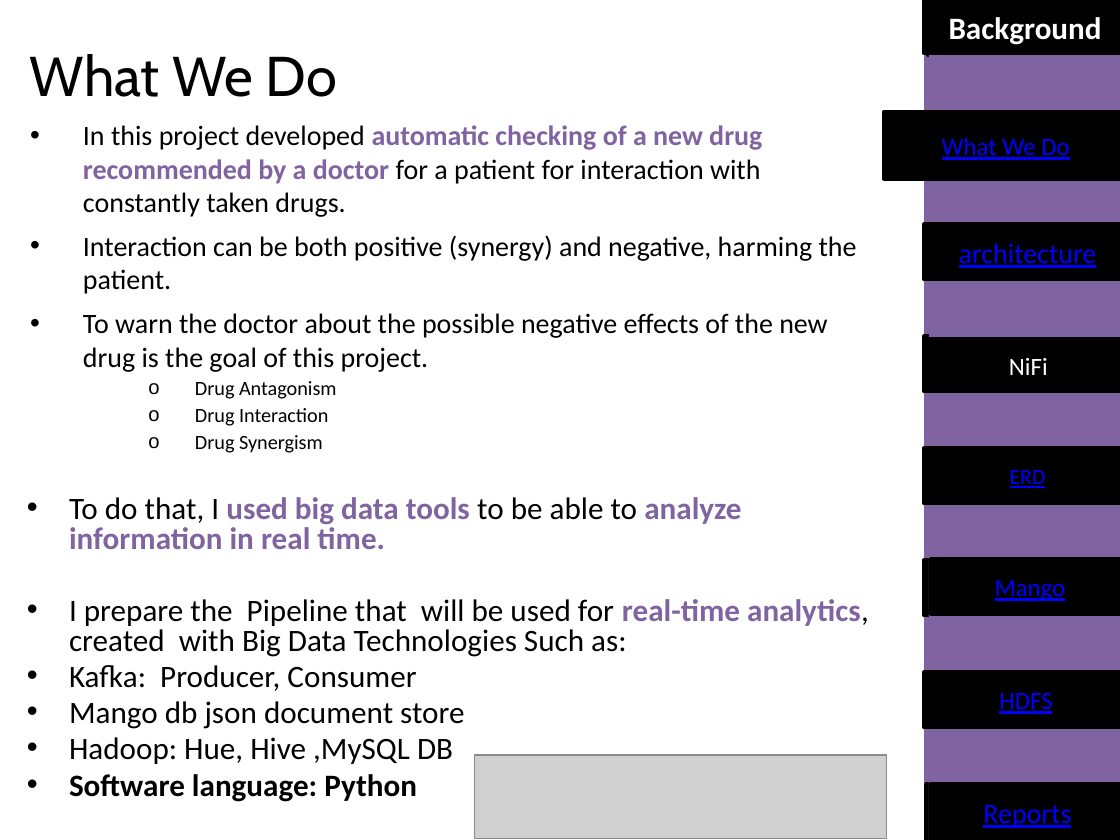
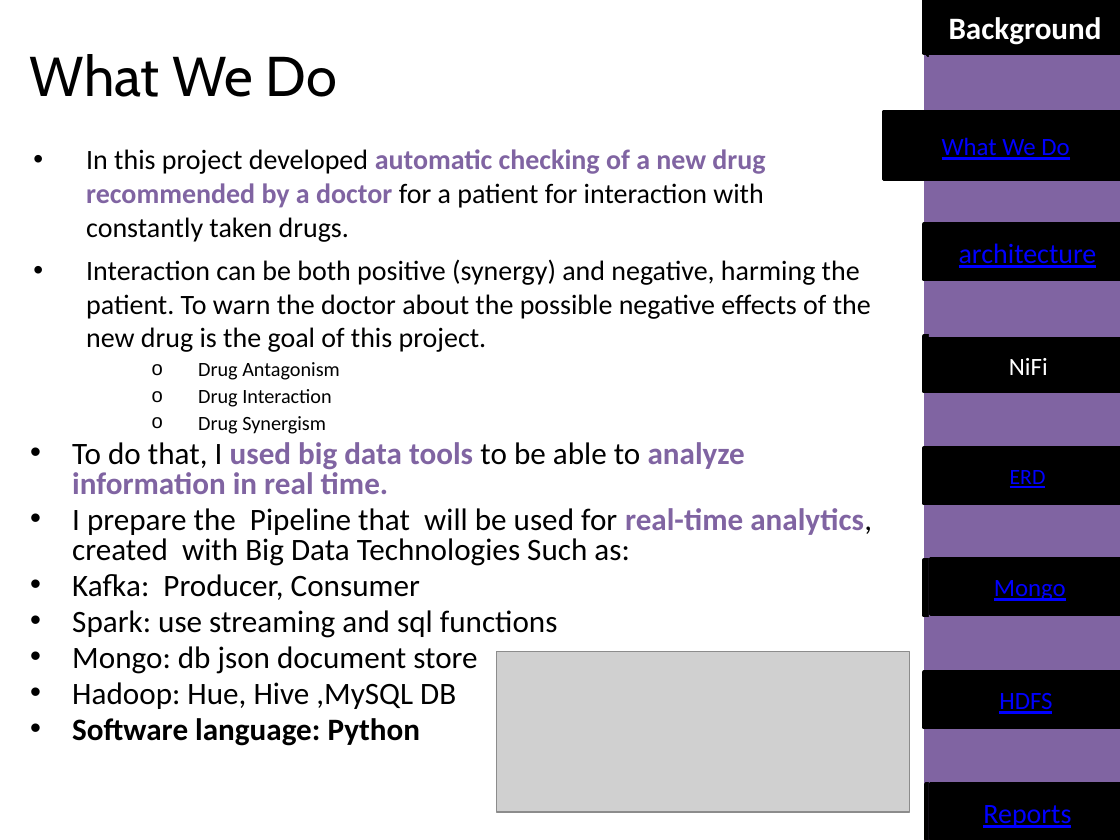
Before and after one commit to katkovOlga/nayaProject, a slide deck: slide 4 of FinalProjectLast.pptx. Drawn at 1120x840 pixels with LibreOffice and Linux fonts; fonts in the diff are those of the drawing; grey boxes stand for pictures. Boxes give left, top, right and bottom in pixels: in the first picture for what was removed or moved away, otherwise in the second. Text is boxed around its words. In the diff, an @@ line names an element or a change of style, - is before the commit and + after.

```diff
--- a/FinalProjectLast.pptx
+++ b/FinalProjectLast.pptx
@@ text "In this project developed automatic ...": place and size @@
-text "In this project developed automatic ..." at bbox=[69, 125, 869, 729]
+text "In this project developed automatic ..." at bbox=[72, 149, 872, 746]
@@ text at bbox=[86, 259, 871, 352]: text changed @@
-• Interaction can be both positive (synergy) and negative, harming the patient.
-• To warn the doctor about the possible negative effects of the new drug is the goal of this project.
+• Interaction can be both positive (synergy) and negative, harming the patient. To warn the doctor about the possible negative effects of the new drug is the goal of this project.
@@ text in rectangle at bbox=[994, 580, 1066, 601]: text changed @@
-Mango
+Mongo
@@ text at bbox=[72, 610, 558, 674]: text changed @@
-  • Mango db json document store
+  • Spark: use streaming and sql functions
+  • Mongo: db json document store
@@ picture: place and size @@
-picture at bbox=[474, 755, 886, 839]
+picture at bbox=[497, 652, 909, 812]
```
Also in this commit, not shown: 21 other slides changed, 3 slides added, 2 slides removed.
